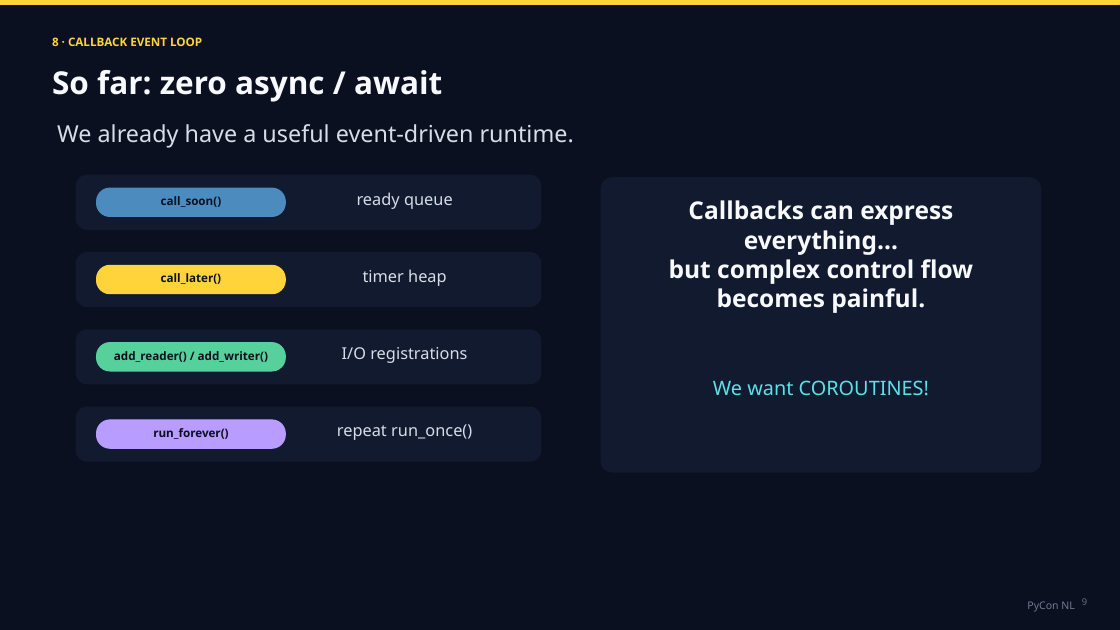
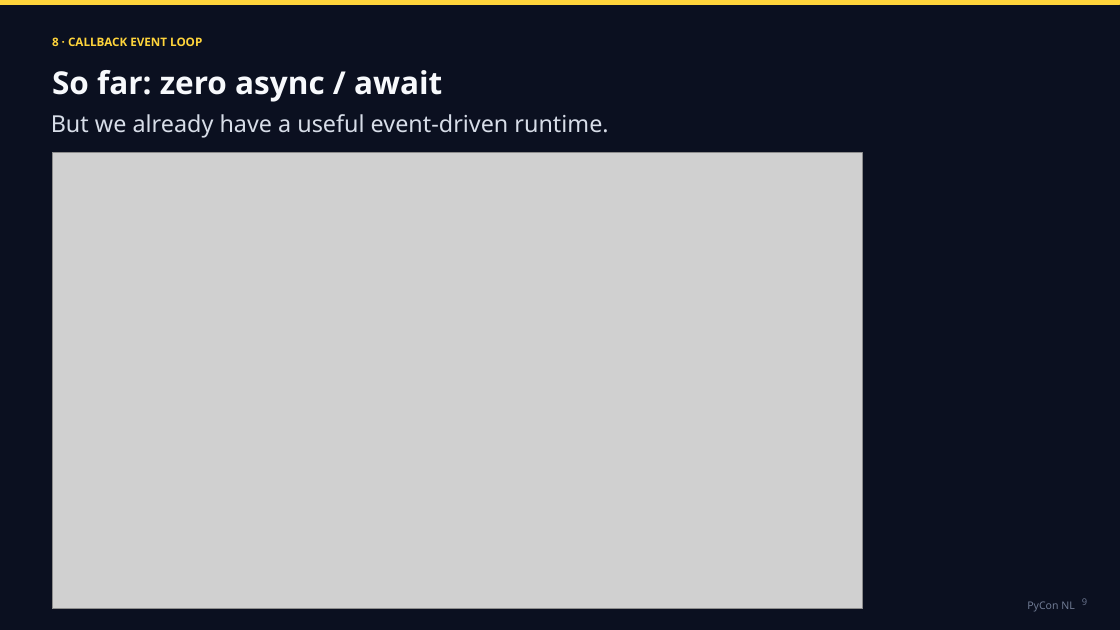
Before and after one commit to tarasko/eduloop, a slide deck: slide 13 of slides/TarasKozlov_AsyncioLoop.pptx. Drawn at 1120x630 pixels with LibreOffice and Linux fonts; fonts in the diff are those of the drawing; grey boxes stand for pictures. Boxes give left, top, right and bottom in pixels: in the first picture for what was removed or moved away, otherwise in the second. Text is boxed around its words. In the diff, an @@ line names an element or a change of style, - is before the commit and + after.

```diff
--- a/slides/TarasKozlov_AsyncioLoop.pptx
+++ b/slides/TarasKozlov_AsyncioLoop.pptx
@@ text at <box>51,114,608,138</box>: text changed @@
-We already have a useful event-driven runtime.
+But we already have a useful event-driven runtime.
@@ picture added at <box>52,153,863,609</box> @@
@@ rounded rectangle removed at <box>76,175,542,230</box> @@
@@ rounded rectangle removed at <box>601,177,1042,473</box> @@
@@ rounded rectangle removed at <box>97,188,286,217</box> @@
@@ text removed at <box>161,196,222,207</box> @@
-call_soon()
@@ text removed at <box>357,192,453,209</box> @@
-ready queue
@@ text removed at <box>669,200,974,308</box> @@
-Callbacks can express everything…
-but complex control flow becomes painful.
@@ rounded rectangle removed at <box>76,252,542,308</box> @@
@@ rounded rectangle removed at <box>97,266,286,294</box> @@
@@ text removed at <box>363,269,447,286</box> @@
-timer heap
@@ text removed at <box>161,273,221,284</box> @@
-call_later()
@@ rounded rectangle removed at <box>76,329,542,385</box> @@
@@ rounded rectangle removed at <box>97,343,286,371</box> @@
@@ text removed at <box>114,351,268,362</box> @@
-add_reader() / add_writer()
@@ text removed at <box>342,347,467,363</box> @@
-I/O registrations
@@ text removed at <box>713,380,929,395</box> @@
-We want COROUTINES!
@@ rounded rectangle removed at <box>76,407,542,462</box> @@
@@ rounded rectangle removed at <box>97,420,286,449</box> @@
@@ text removed at <box>153,428,228,439</box> @@
-run_forever()
@@ text removed at <box>337,424,472,440</box> @@
-repeat run_once()
```
Also in this commit, not shown: 2 other slides changed, 3 slides added, 1 slide removed.
